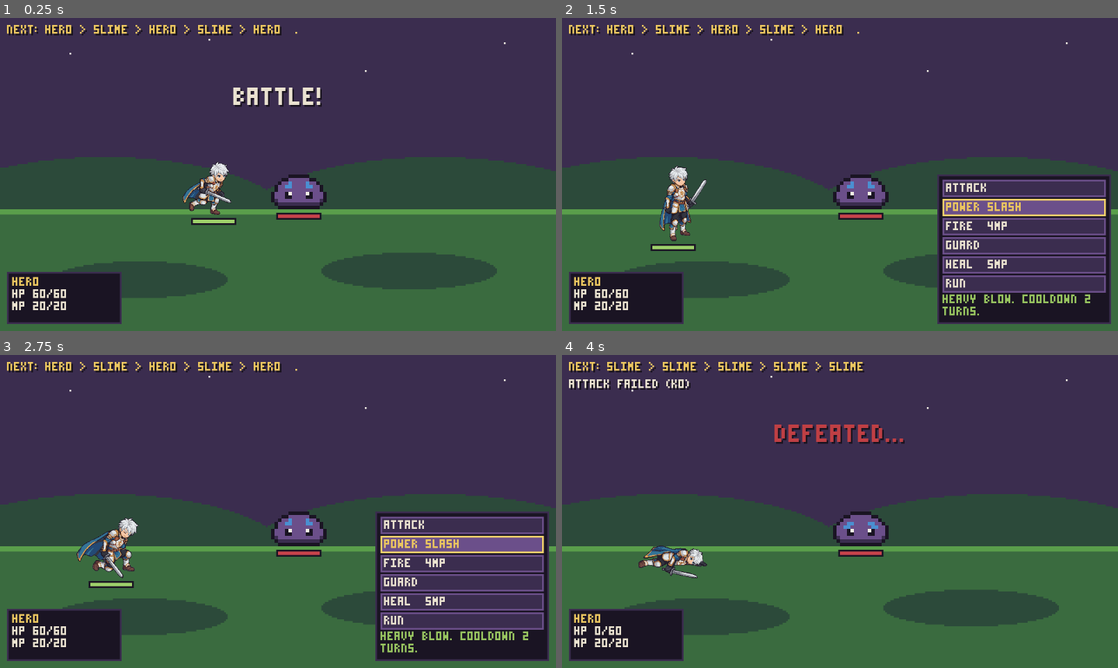
Above: before the commit, frames 1-4 (two rows, left to right).
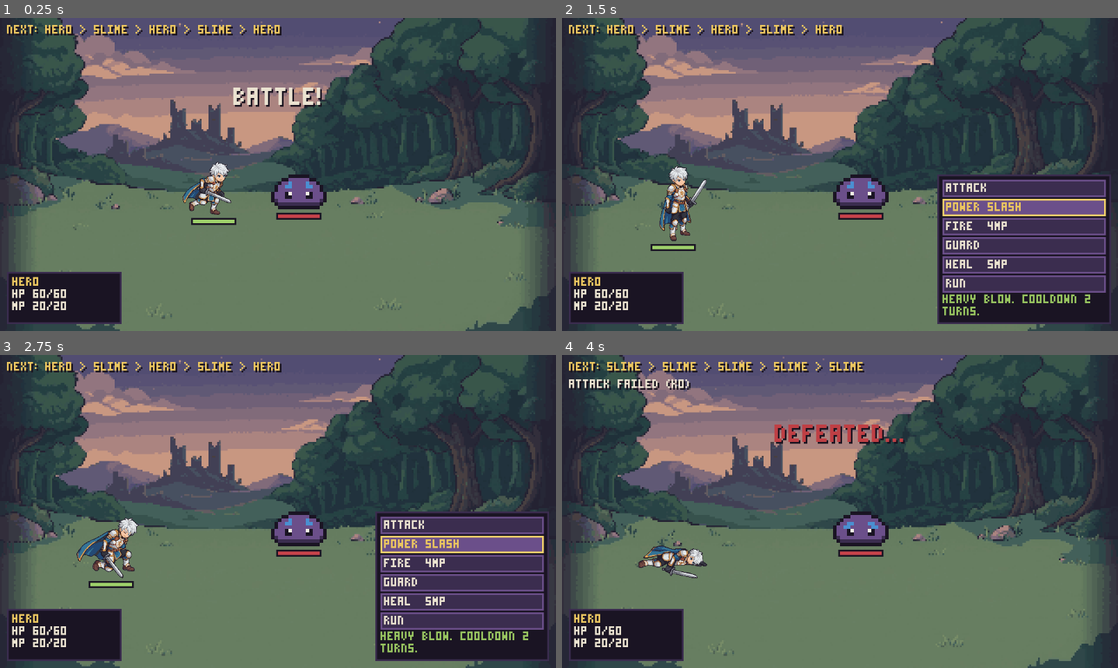
Above: after the commit, the same moments.

Repository: rodcampos21/clanthegame
Game: Godot game, scene res://tests/test_runner.tscn
Two runs of this game, one before a commit and one after it. Both use one fixed random seed, a clock stepped at 60 frames per second and the inputs below. This scene is started directly instead of the project's main scene.
Inputs:
- Up to frame 1 (0.25 s): no input
- Up to frame 2 (1.5 s): hold Right (move_right) 0.53-1.28 s; hold Shift (sneak) 0.53-1.28 s; hold Down (move_down) from 1.28 s (still down); tap Z (strike) at 1.35 s
- Up to frame 3 (2.75 s): release Down (move_down) at 2.03 s; hold Right (move_right) from 2.03 s (still down); hold Shift (sneak) from 2.03 s (still down)
- Up to frame 4 (4 s): release Right (move_right) at 2.78 s; release Shift (sneak) at 2.78 s; hold Up (move_up) 2.78-3.5 s; tap Z (strike) at 2.85 s; click "ATTACK" at 3.5 s

The runs differ from the first frame. In frame 1, 75% of the frame differs, in the area x 0-100%, y 0-100%; in frame 2, 62%; in frame 3, 62%; in frame 4, 74%.

Commit message:
Battle background: dusk field with castle ruins
- New 320x180 battle_bg.png converted from the AI art (art/backgrounds/battle_field_dusk.jpg)
  with tools/sprite_pipeline/bg_to_grid.py (40 colors, center-vote per cell).
- BattleManager.background_palette merges the scenery colors into the CRT palette, so F2
  no longer remaps the background.
- Test battle_background (size + every color in the palette); a palette missing one color
  fails it (1306 px missing). 129 checks pass.

Co-Authored-By: Claude Opus 5.5 <noreply@anthropic.com>
Claude-Session: https://claude.ai/code/session_01SjDGGaM8XdCMsJ9RUxFNa6

Diff:
--- a/scenes/battle/battle.tscn
+++ b/scenes/battle/battle.tscn
@@ -1,10 +1,12 @@
-[gd_scene load_steps=3 format=3]
+[gd_scene load_steps=4 format=3]
 
 [ext_resource type="Script" path="res://scripts/battle/battle_manager.gd" id="1"]
 [ext_resource type="Texture2D" path="res://assets/sprites/battle_bg.png" id="2"]
+[ext_resource type="Texture2D" path="res://assets/sprites/battle_bg_palette.png" id="3"]
 
 [node name="Battle" type="Node2D"]
 script = ExtResource("1")
+background_palette = ExtResource("3")
 
 [node name="Background" type="Sprite2D" parent="."]
 texture = ExtResource("2")
--- a/scripts/battle/battle_manager.gd
+++ b/scripts/battle/battle_manager.gd
@@ -25,6 +25,8 @@
 ## Go back to the overworld through BattleTransition when the battle ends.
 @export var return_on_finish := true
 @export var rng_seed := 0
+## Colors of the Background art, merged into the CRT palette so the filter keeps them.
+@export var background_palette: Texture2D
 
 var rng := RandomNumberGenerator.new()
 var queue := TurnQueue.new()
@@ -64,15 +66,21 @@
 	get_window().content_scale_mode = _prev_stretch
 	BattleTransition.set_display_grid(Vector2(320, 180))
 
-## CRT filter on the output grid with the HD palettes (see BattleTransition.set_display_grid).
+## CRT filter: background colors always kept; with HD sprites, output grid + their palettes
+## (see BattleTransition.set_display_grid).
 func _setup_display() -> void:
 	var pals: Array[Texture2D] = []
+	if background_palette:
+		pals.append(background_palette)
+	var hd := false
 	for c: Combatant in party + enemies:
 		if c.stats.battle_frames_palette and not pals.has(c.stats.battle_frames_palette):
 			pals.append(c.stats.battle_frames_palette)
+			hd = true
 	if pals.is_empty():
-		return   # only pixel-strip combatants: keep the 320x180 CRT look
-	BattleTransition.set_display_grid(Vector2(get_window().size), pals)
+		return
+	# only pixel-strip combatants: keep the 320x180 CRT grid
+	BattleTransition.set_display_grid(Vector2(get_window().size) if hd else Vector2(320, 180), pals)
 
 func _ready() -> void:
 	if rng_seed != 0:
--- a/tests/test_runner.gd
+++ b/tests/test_runner.gd
@@ -25,7 +25,7 @@
 	await get_tree().process_frame
 	for t in ["skill_pipeline", "cooldowns", "status_modifiers", "advantage_rules",
 			"opening_player_advantage", "opening_enemy_ambush", "persistence", "guard_lasts",
-			"hd_knight_frames", "hd_battle_view",
+			"hd_knight_frames", "hd_battle_view", "battle_background",
 			"battle_loop_victory", "overworld_perception", "overworld_back_strike",
 			"overworld_ambush_contact"]:
 		_current = t
@@ -164,6 +164,27 @@
 	check(after == before - 1, "statuses from others still tick every turn (%d -> %d)" % [before, after])
 
 # ---------------------------------------------------------------- HD battle sprites
+
+## Background art on the 320x180 grid, and every color of it is in the palette merged into
+## the CRT filter (otherwise F2 remaps the scenery to the overworld colors).
+func test_battle_background() -> void:
+	var scene: Node = load("res://scenes/battle/battle.tscn").instantiate()
+	var bg: Image = (scene.get_node("Background") as Sprite2D).texture.get_image()
+	var pal_tex: Texture2D = scene.background_palette
+	check(bg.get_size() == Vector2i(320, 180), "background is 320x180 (%s)" % bg.get_size())
+	check(pal_tex != null, "battle has a background palette")
+	if pal_tex:
+		var pal := {}
+		var pimg := pal_tex.get_image()
+		for x: int in pimg.get_width():
+			pal[pimg.get_pixel(x, 0).to_html(false)] = true
+		var missing := 0
+		for y: int in bg.get_height():
+			for x: int in bg.get_width():
+				if not pal.has(bg.get_pixel(x, y).to_html(false)):
+					missing += 1
+		check(missing == 0, "all background colors in its palette (%d px missing)" % missing)
+	scene.free()
 
 func test_hd_knight_frames() -> void:
 	var f: SpriteFrames = HERO.battle_frames
Not shown, added: art/backgrounds/.gdignore
Binary file added: art/backgrounds/battle_field_dusk.jpg
Binary file changed: assets/sprites/battle_bg.png
Binary file added: assets/sprites/battle_bg_palette.png
Not shown, added: assets/sprites/battle_bg_palette.png.import
Binary file changed: docs/screens/battle.png
Not shown, added: docs/screens/battle.png.import
Not shown, added: docs/screens/overworld.png.import
Not shown, added: docs/screens/transition.png.import
Not shown, changed: docs/ARCHITECTURE.md
Not shown, changed: tools/sprite_pipeline/README.md
Not shown, added: tools/sprite_pipeline/bg_to_grid.py
